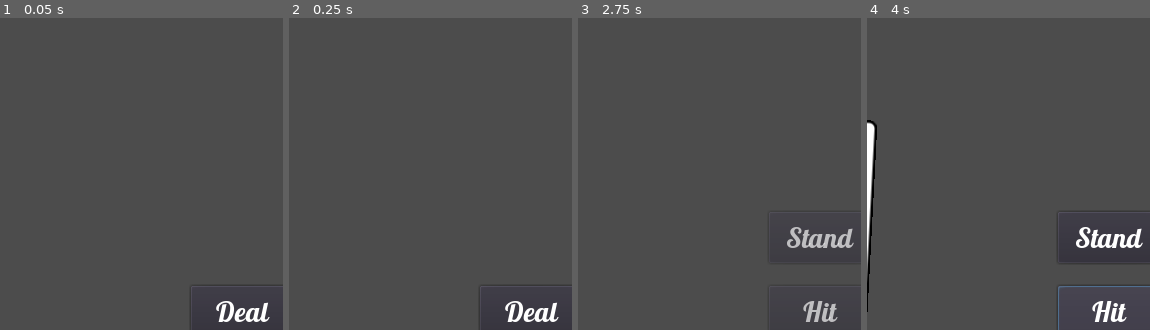
Above: before the commit, frames 1-4 (left to right).
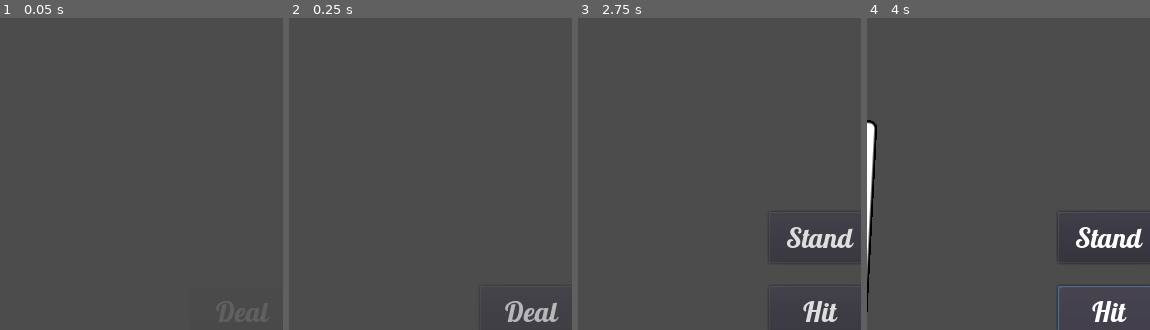
Above: after the commit, the same moments.

Repository: justin-calleja/Blackjack
Game: Godot game, scene res://scenes/game/game.tscn
Same seed, same stepped clock (60 frames per second), same inputs: the game is played once before the commit and once after it.
Inputs (mouse positions are % of the whole screen's width and height, from its top left):
- Up to frame 1 (0.05 s): no input
- Up to frame 2 (0.25 s): no input
- Up to frame 3 (2.75 s): click "Deal" at 0.5 s; tap Enter at 1.25 s; move the mouse to (70, 46) at 1.27 s; click (70, 46) at 1.42 s; drag from (17, 57) to (36, 75) at 2.02 s
- Up to frame 4 (4 s): click "Stand" at 2.75 s; click "Hit" at 3.5 s
The pictures show only the part of the screen within x 47-97%, y 43-93%; the shares and areas given below are measured in that part.

The runs differ from the first frame. In frame 1, 0.6% of the frame differs, in the area x 76-96%, y 90-98%; in frame 2, 0.6%; in frame 3, 0.9%, in the area x 73-98%, y 66-98%; in frame 4, nothing differs.

Commit message:
Extract fade in/out in own Tween

Diff:
--- a/fade_in_out/fade_in_out.tscn
+++ /dev/null
@@ -1,89 +0,0 @@
-[gd_scene load_steps=4 format=2]
-
-[sub_resource type="Animation" id=1]
-resource_name = "IDLE"
-length = 0.1
-tracks/0/type = "value"
-tracks/0/path = NodePath(".:rect_position")
-tracks/0/interp = 1
-tracks/0/loop_wrap = true
-tracks/0/imported = false
-tracks/0/enabled = true
-tracks/0/keys = {
-"times": PoolRealArray( 0 ),
-"transitions": PoolRealArray( 1 ),
-"update": 0,
-"values": [ Vector2( 0, 0 ) ]
-}
-tracks/1/type = "value"
-tracks/1/path = NodePath(".:rect_rotation")
-tracks/1/interp = 1
-tracks/1/loop_wrap = true
-tracks/1/imported = false
-tracks/1/enabled = true
-tracks/1/keys = {
-"times": PoolRealArray( 0 ),
-"transitions": PoolRealArray( 1 ),
-"update": 0,
-"values": [ 0.0 ]
-}
-tracks/2/type = "value"
-tracks/2/path = NodePath(".:rect_size")
-tracks/2/interp = 1
-tracks/2/loop_wrap = true
-tracks/2/imported = false
-tracks/2/enabled = true
-tracks/2/keys = {
-"times": PoolRealArray( 0 ),
-"transitions": PoolRealArray( 1 ),
-"update": 0,
-"values": [ Vector2( 41, 20 ) ]
-}
-tracks/3/type = "value"
-tracks/3/path = NodePath(".:visible")
-tracks/3/interp = 1
-tracks/3/loop_wrap = true
-tracks/3/imported = false
-tracks/3/enabled = true
-tracks/3/keys = {
-"times": PoolRealArray( 0 ),
-"transitions": PoolRealArray( 1 ),
-"update": 1,
-"values": [ true ]
-}
-
-[sub_resource type="Animation" id=2]
-resource_name = "in"
-length = 0.5
-tracks/0/type = "value"
-tracks/0/path = NodePath(".:modulate")
-tracks/0/interp = 1
-tracks/0/loop_wrap = true
-tracks/0/imported = false
-tracks/0/enabled = true
-tracks/0/keys = {
-"times": PoolRealArray( 0, 0.5 ),
-"transitions": PoolRealArray( 1, 1 ),
-"update": 0,
-"values": [ Color( 1, 1, 1, 0 ), Color( 1, 1, 1, 1 ) ]
-}
-
-[sub_resource type="Animation" id=3]
-length = 0.5
-tracks/0/type = "value"
-tracks/0/path = NodePath(".:modulate")
-tracks/0/interp = 1
-tracks/0/loop_wrap = true
-tracks/0/imported = false
-tracks/0/enabled = true
-tracks/0/keys = {
-"times": PoolRealArray( 0, 0.5 ),
-"transitions": PoolRealArray( 1, 1 ),
-"update": 0,
-"values": [ Color( 1, 1, 1, 1 ), Color( 1, 1, 1, 0 ) ]
-}
-
-[node name="AnimationPlayer" type="AnimationPlayer"]
-anims/IDLE = SubResource( 1 )
-anims/in = SubResource( 2 )
-anims/out = SubResource( 3 )
--- a/scenes/button/button.gd
+++ b/scenes/button/button.gd
@@ -1,9 +1,10 @@
 extends Button
 
 onready var label = $Label
-onready var ap = $AnimationPlayer
 
 var label_text setget set_label_text, get_label_text
+var tween: Tween = null setget set_tween
+
 
 func set_label_text(txt):
 	label.text = txt
@@ -13,13 +14,23 @@
 	return label.text
 
 
+func set_tween(a_tween):
+	if tween:
+		tween.queue_free()
+	tween = a_tween
+	self.add_child(tween)
+	print('done adding tween...')
+
+
 func fade_in():
-	ap.play("in")
+	if tween:
+		tween.fade_in(self)
 	disabled = false
 	visible = true
 
 
 func fade_out():
-	ap.play("out")
+	if tween:
+		tween.fade_out(self)
 	disabled = true
 	visible = false
--- a/scenes/button/button.tscn
+++ b/scenes/button/button.tscn
@@ -1,107 +1,20 @@
-[gd_scene load_steps=7 format=2]
+[gd_scene load_steps=4 format=2]
 
 [ext_resource path="res://scenes/button/button.gd" type="Script" id=1]
 [ext_resource path="res://assets/Lobster/Lobster-Regular.ttf" type="DynamicFontData" id=2]
-
-[sub_resource type="Animation" id=1]
-resource_name = "IDLE"
-length = 0.1
-tracks/0/type = "value"
-tracks/0/path = NodePath(".:rect_position")
-tracks/0/interp = 1
-tracks/0/loop_wrap = true
-tracks/0/imported = false
-tracks/0/enabled = true
-tracks/0/keys = {
-"times": PoolRealArray( 0 ),
-"transitions": PoolRealArray( 1 ),
-"update": 0,
-"values": [ Vector2( 0, 0 ) ]
-}
-tracks/1/type = "value"
-tracks/1/path = NodePath(".:rect_rotation")
-tracks/1/interp = 1
-tracks/1/loop_wrap = true
-tracks/1/imported = false
-tracks/1/enabled = true
-tracks/1/keys = {
-"times": PoolRealArray( 0 ),
-"transitions": PoolRealArray( 1 ),
-"update": 0,
-"values": [ 0.0 ]
-}
-tracks/2/type = "value"
-tracks/2/path = NodePath(".:rect_size")
-tracks/2/interp = 1
-tracks/2/loop_wrap = true
-tracks/2/imported = false
-tracks/2/enabled = true
-tracks/2/keys = {
-"times": PoolRealArray( 0 ),
-"transitions": PoolRealArray( 1 ),
-"update": 0,
-"values": [ Vector2( 41, 20 ) ]
-}
-tracks/3/type = "value"
-tracks/3/path = NodePath(".:visible")
-tracks/3/interp = 1
-tracks/3/loop_wrap = true
-tracks/3/imported = false
-tracks/3/enabled = true
-tracks/3/keys = {
-"times": PoolRealArray( 0 ),
-"transitions": PoolRealArray( 1 ),
-"update": 1,
-"values": [ true ]
-}
-
-[sub_resource type="Animation" id=2]
-resource_name = "in"
-length = 0.5
-tracks/0/type = "value"
-tracks/0/path = NodePath(".:modulate")
-tracks/0/interp = 1
-tracks/0/loop_wrap = true
-tracks/0/imported = false
-tracks/0/enabled = true
-tracks/0/keys = {
-"times": PoolRealArray( 0, 0.5 ),
-"transitions": PoolRealArray( 1, 1 ),
-"update": 0,
-"values": [ Color( 1, 1, 1, 0 ), Color( 1, 1, 1, 1 ) ]
-}
-
-[sub_resource type="Animation" id=3]
-length = 0.5
-tracks/0/type = "value"
-tracks/0/path = NodePath(".:modulate")
-tracks/0/interp = 1
-tracks/0/loop_wrap = true
-tracks/0/imported = false
-tracks/0/enabled = true
-tracks/0/keys = {
-"times": PoolRealArray( 0, 0.5 ),
-"transitions": PoolRealArray( 1, 1 ),
-"update": 0,
-"values": [ Color( 1, 1, 1, 1 ), Color( 1, 1, 1, 0 ) ]
-}
 
 [sub_resource type="DynamicFont" id=4]
 size = 28
 font_data = ExtResource( 2 )
 
 [node name="Button" type="Button"]
+modulate = Color( 1, 1, 1, 0 )
 margin_right = 41.0
 margin_bottom = 20.0
 script = ExtResource( 1 )
 __meta__ = {
 "_edit_use_anchors_": false
 }
-
-[node name="AnimationPlayer" type="AnimationPlayer" parent="."]
-anims/IDLE = SubResource( 1 )
-anims/in = SubResource( 2 )
-anims/out = SubResource( 3 )
 
 [node name="Label" type="Label" parent="."]
 anchor_right = 1.0
--- /dev/null
+++ b/scenes/fade_in_out/fade_in_out.gd
@@ -0,0 +1,33 @@
+extends Tween
+
+var duration = 0.4
+
+
+func init(a_duration = 0.4):
+	duration = a_duration
+
+
+func fade_in(obj):
+	self.interpolate_property(
+		obj,
+		"modulate",
+		obj.modulate,
+		Color(1, 1, 1, 1),
+		duration,
+		Tween.TRANS_LINEAR,
+		Tween.EASE_IN
+	)
+	self.start()
+
+
+func fade_out(obj):
+	self.interpolate_property(
+		obj,
+		"modulate",
+		obj.modulate,
+		Color(1, 1, 1, 0),
+		duration,
+		Tween.TRANS_LINEAR,
+		Tween.EASE_IN
+	)
+	self.start()
--- /dev/null
+++ b/scenes/fade_in_out/fade_in_out.tscn
@@ -0,0 +1,6 @@
+[gd_scene load_steps=2 format=2]
+
+[ext_resource path="res://scenes/fade_in_out/fade_in_out.gd" type="Script" id=1]
+
+[node name="Tween" type="Tween"]
+script = ExtResource( 1 )
--- a/scenes/game/game.gd
+++ b/scenes/game/game.gd
@@ -5,6 +5,7 @@
 const States = preload("res://scripts/states.gd")
 const BlackjackPlayer = preload("res://scripts/blackjack_player.gd")
 const BlackjackDeck = preload("res://scripts/blackjack_deck.gd")
+const FadeInOutTween = preload("res://scenes/fade_in_out/fade_in_out.tscn")
 
 const DealInitialHandsState = States.DealInitialHandsState
 const PlayerInputState = States.PlayerInputState
@@ -33,11 +34,16 @@
 	player.name = 'player'
 	dealer = BlackjackPlayer.new(deck, get_dealer_position())
 	dealer.name = 'dealer'
+
+	deal_btn.tween = FadeInOutTween.instance()
+	hit_btn.tween = FadeInOutTween.instance()
+	stand_btn.tween = FadeInOutTween.instance()
+	deal_btn.label_text = "Deal"
+	deal_btn.fade_in()
 	hit_btn.label_text = "Hit"
 	hit_btn.fade_out()
 	stand_btn.label_text = "Stand"
 	stand_btn.fade_out()
-	deal_btn.label_text = "Deal"
 
 	var smf = StateMachineFactory.new()
 	state_machine = smf.create(
--- a/scenes/game/game.tscn
+++ b/scenes/game/game.tscn
@@ -29,6 +29,12 @@
 
 [node name="DeckRect" parent="Control" instance=ExtResource( 1 )]
 
+[node name="DealButton" parent="." instance=ExtResource( 4 )]
+margin_left = 576.0
+margin_top = 576.0
+margin_right = 678.0
+margin_bottom = 627.0
+
 [node name="StandButton" parent="." instance=ExtResource( 4 )]
 margin_left = 576.421
 margin_top = 501.582
@@ -40,11 +46,5 @@
 margin_top = 576.0
 margin_right = 678.0
 margin_bottom = 627.0
-
-[node name="DealButton" parent="." instance=ExtResource( 4 )]
-margin_left = 576.0
-margin_top = 576.0
-margin_right = 678.0
-margin_bottom = 627.0
+[connection signal="pressed" from="DealButton" to="." method="_on_DealButton_pressed"]
 [connection signal="pressed" from="HitButton" to="." method="_on_HitButton_pressed"]
-[connection signal="pressed" from="DealButton" to="." method="_on_DealButton_pressed"]
Not shown, changed: tmp.txt
